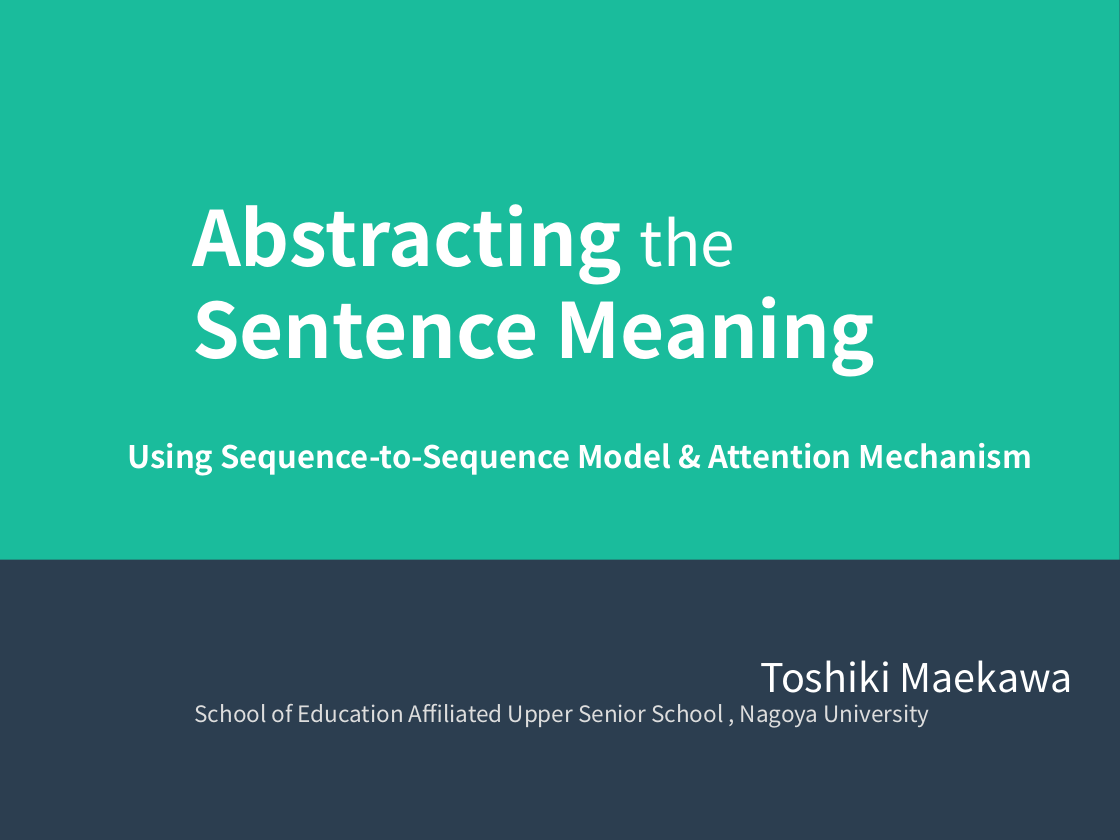
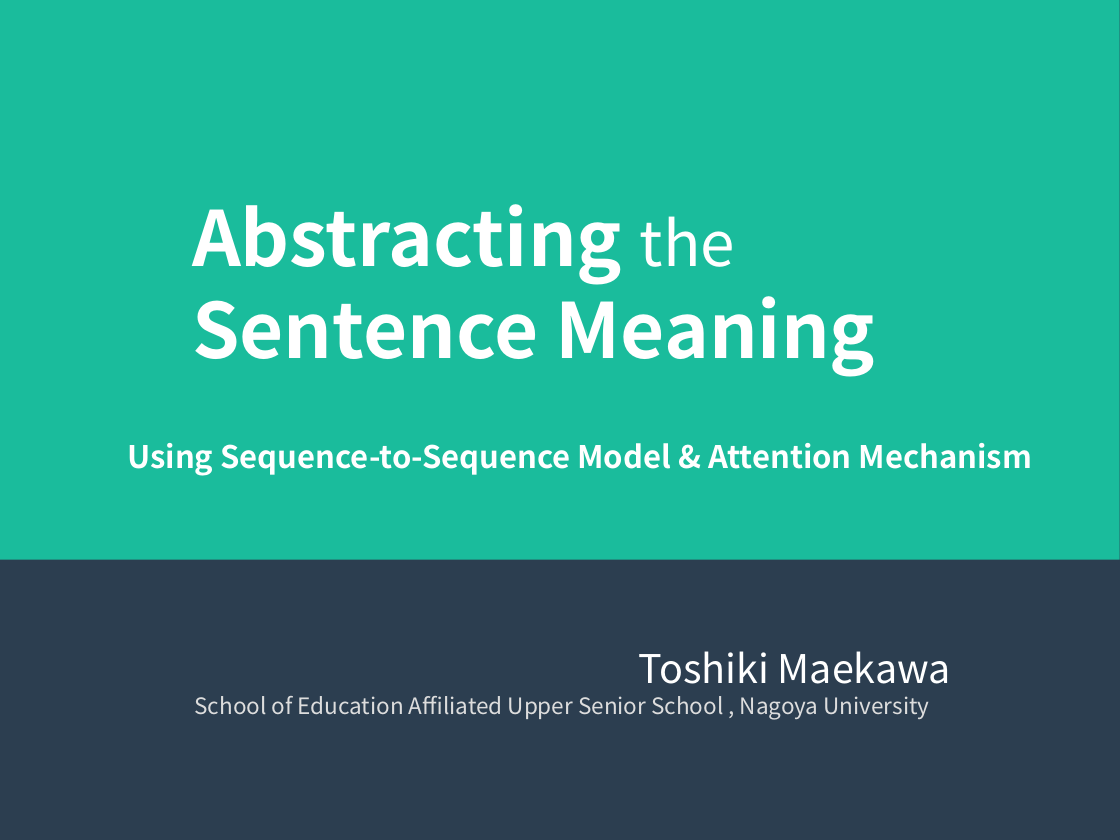
Before and after one commit to maekawatoshiki/neural-machine-translation-demo, a slide deck: slide 1 of NY_slide.ppt. Drawn at 1120x840 pixels with LibreOffice and Linux fonts; fonts in the diff are those of the drawing. Boxes give left, top, right and bottom in pixels: in the first picture for what was removed or moved away, otherwise in the second. Text is boxed around its words. In the diff, an @@ line names an element or a change of style, - is before the commit and + after.

```diff
--- a/NY_slide.ppt
+++ b/NY_slide.ppt
@@ text added at (x1=639, y1=651, x2=951, y2=684), 28 pt, text #FFFFFF @@
+Toshiki Maekawa
@@ text at (x1=760, y1=660, x2=1073, y2=693): paragraph removed @@
-Toshiki Maekawa
```
Also in this commit, not shown: 20 other slides changed, 2 other files.
